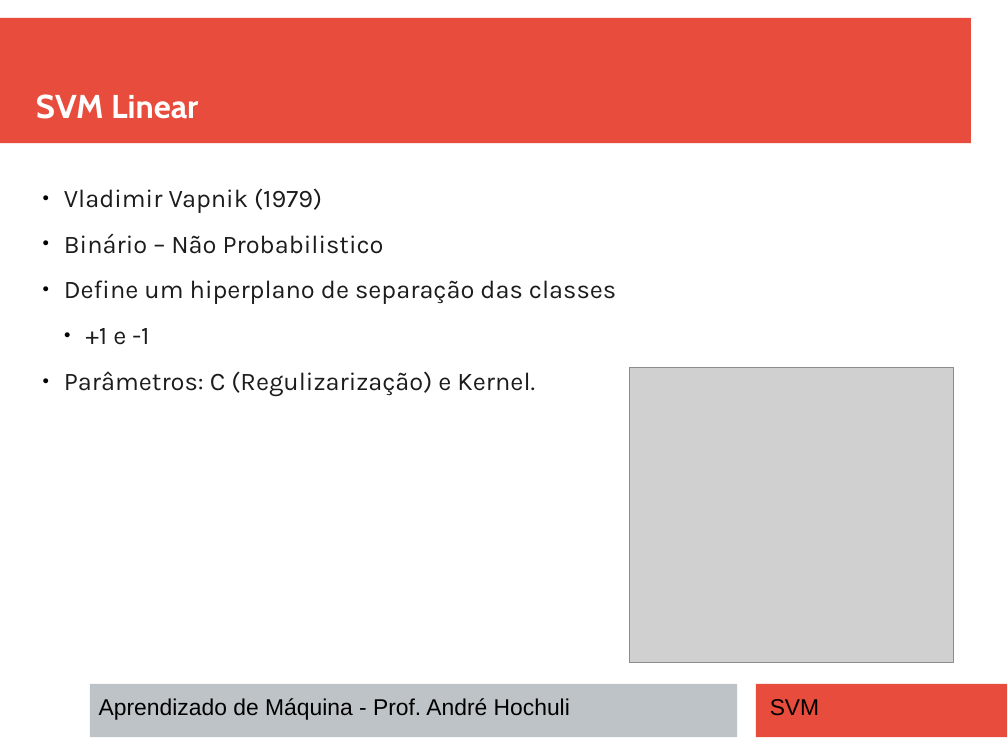
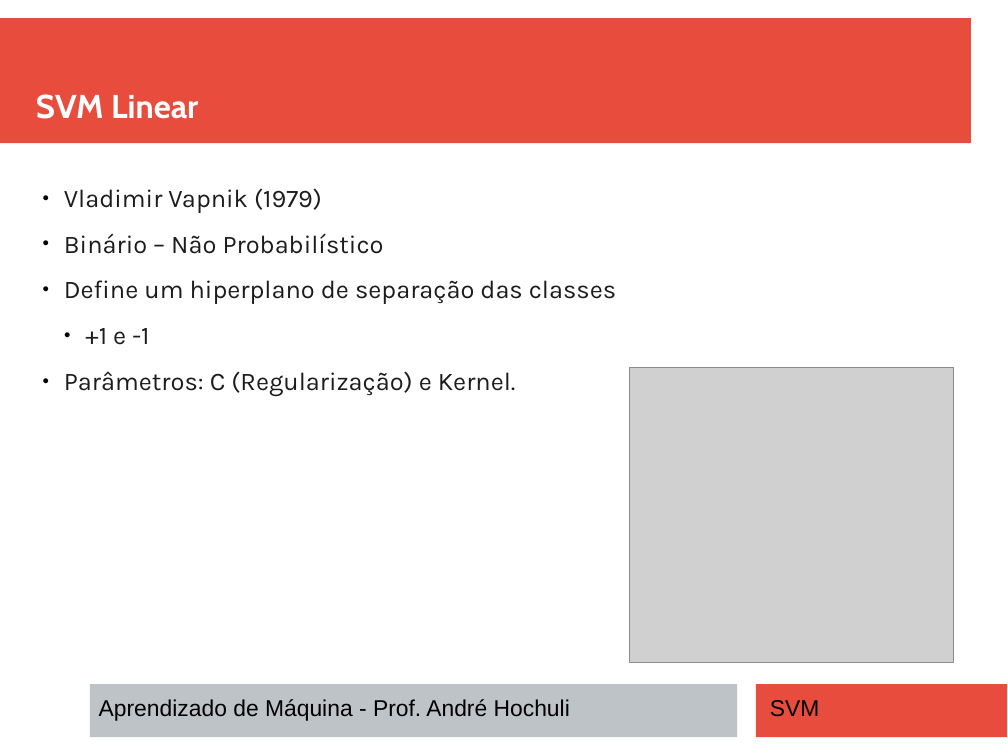
Before and after one commit to andrehochuli/teaching, a slide deck: slide 8 of AprendizadoMaquina/Tópico 02 - Aprendizado Supervisionado/SVM/Tópico 02 - Aprendizado-Supervisionado - SVM.pptx. Drawn at 1008x756 pixels with LibreOffice and Linux fonts; fonts in the diff are those of the drawing; grey boxes stand for pictures. Boxes give left, top, right and bottom in pixels: in the first picture for what was removed or moved away, otherwise in the second. Text is boxed around its words. In the diff, an @@ line names an element or a change of style, - is before the commit and + after.

```diff
--- a/AprendizadoMaquina/Tópico 02 - Aprendizado Supervisionado/SVM/Tópico 02 - Aprendizado-Supervisionado - SVM.pptx
+++ b/AprendizadoMaquina/Tópico 02 - Aprendizado Supervisionado/SVM/Tópico 02 - Aprendizado-Supervisionado - SVM.pptx
@@ text at (64,233,384,254): text changed @@
-● Binário – Não Probabilistico
+● Binário – Não Probabilístico
@@ text at (64,371,516,396): text changed @@
-● Parâmetros: C (Regulizarização) e Kernel.
+● Parâmetros: C (Regularização) e Kernel.
```
Also in this commit, not shown: 7 other slides changed, 1 other file.
